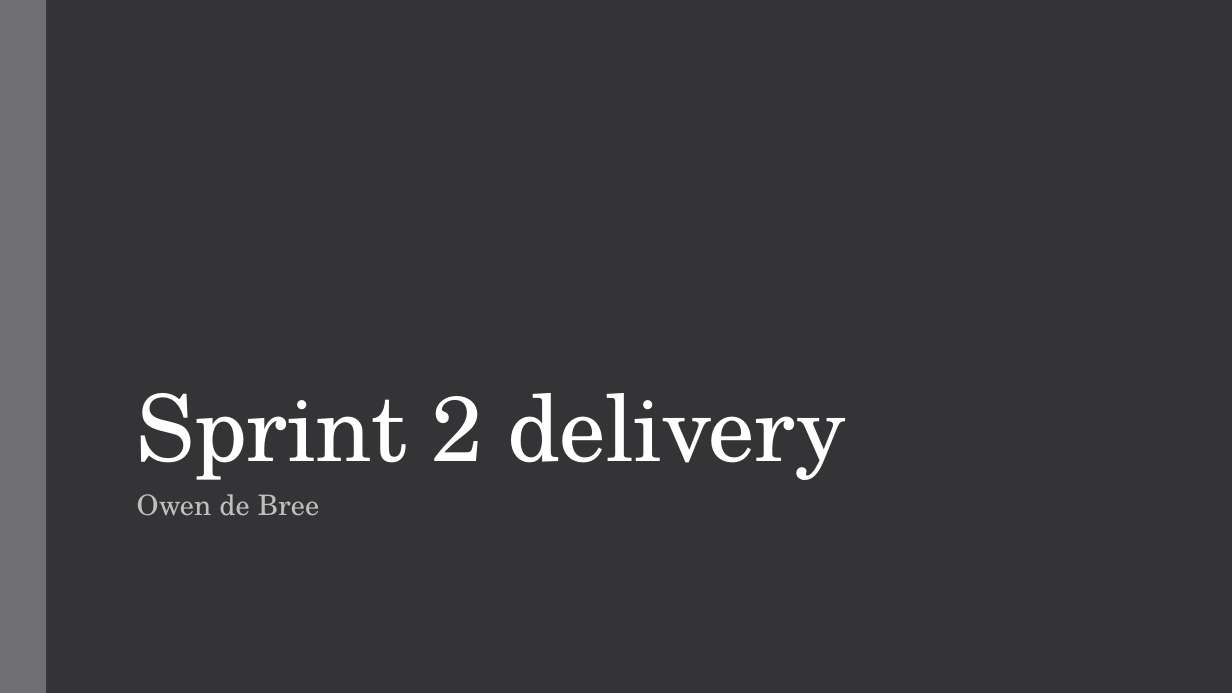
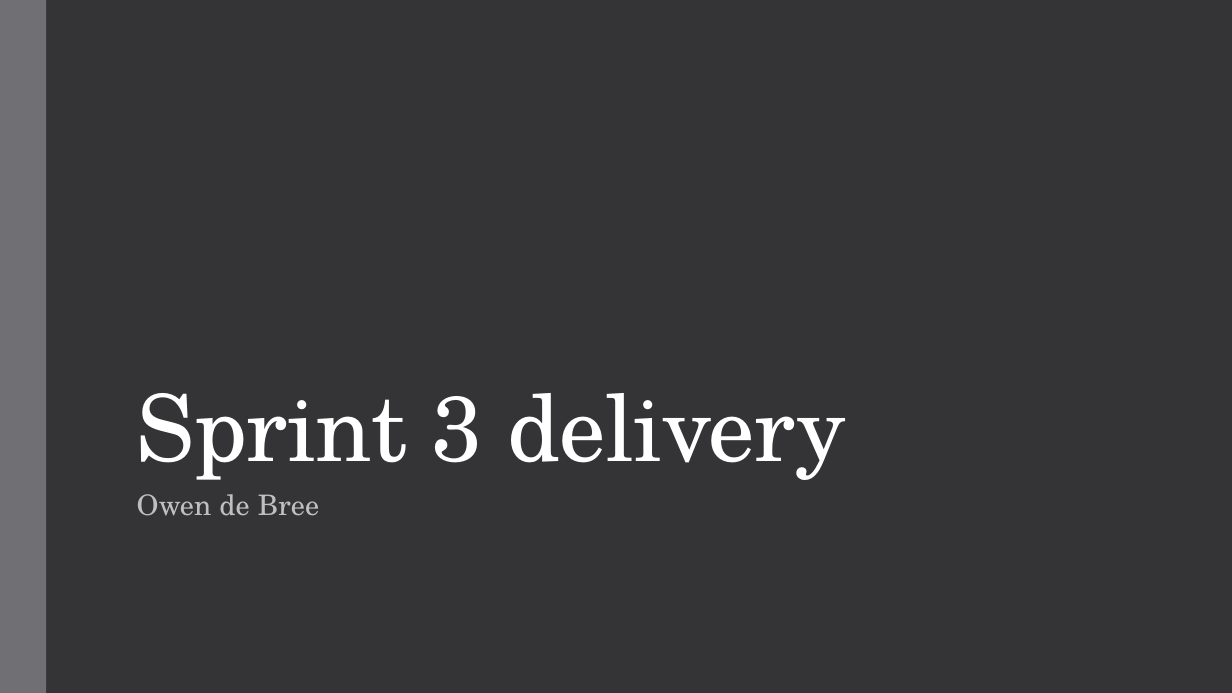
Before and after one commit to FHICT-Owen/ICAP, a slide deck: slide 1 of docs/Office_Docs/Sprint_3.pptx. Drawn at 1232x693 pixels with LibreOffice and Linux fonts; fonts in the diff are those of the drawing. Boxes give left, top, right and bottom in pixels: in the first picture for what was removed or moved away, otherwise in the second. Text is boxed around its words. In the diff, an @@ line names an element or a change of style, - is before the commit and + after.

```diff
--- a/docs/Office_Docs/Sprint_3.pptx
+++ b/docs/Office_Docs/Sprint_3.pptx
@@ title at box(137, 393, 846, 480): text changed @@
-Sprint 2 delivery
+Sprint 3 delivery
```
Also in this commit, not shown: 1 other slide changed, 6 other files.
